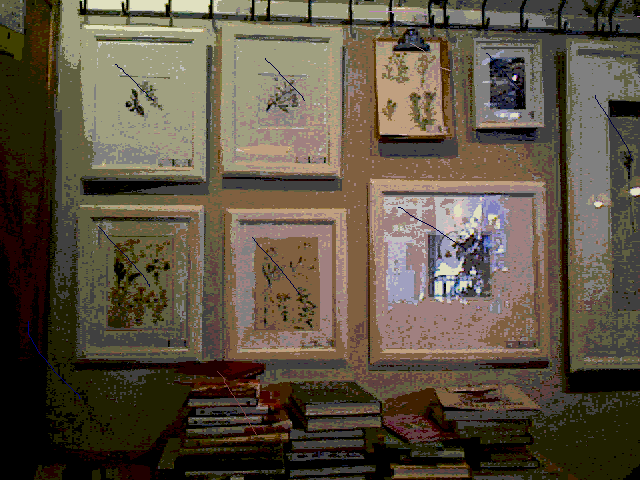
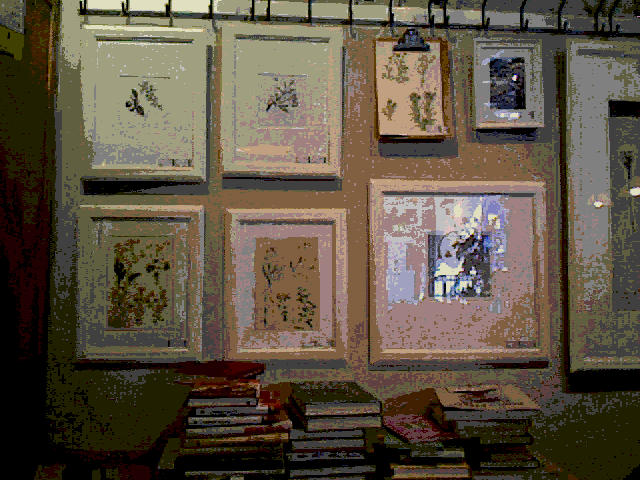
Layered file, before and after one edit (640px x 480px). Changes by layer:
removed layer "Layer #1" over 28, 11, 633, 435
